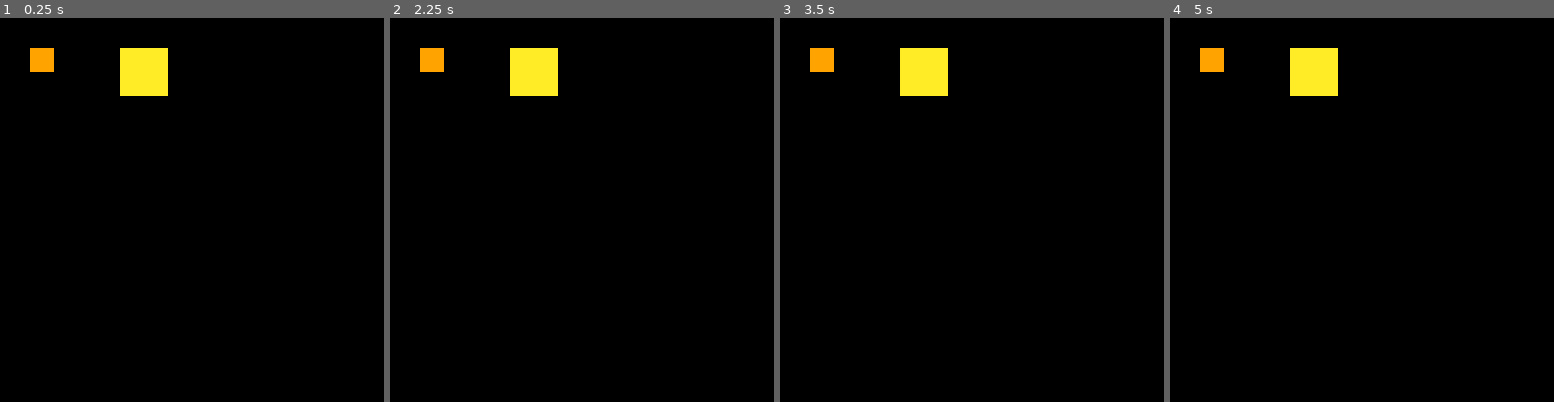
Above: before the commit, frames 1-4 (left to right).
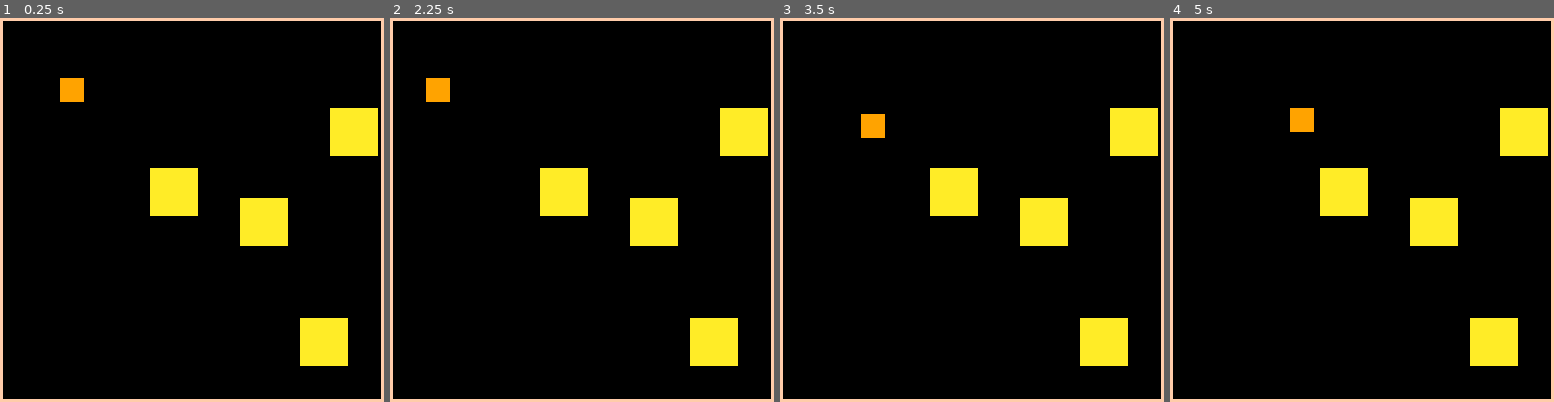
Above: after the commit, the same moments.

Repository: jmahoney/spade
Game: PICO-8 cartridge collide.p8
The game is run twice, just before and just after one commit, with the same random seed, the same clock (stepped at 60 frames per second) and the same inputs.
Inputs:
- Up to frame 1 (0.25 s): no input
- Up to frame 2 (2.25 s): hold Left from 1.97 s (still down)
- Up to frame 3 (3.5 s): release Left at 2.37 s; hold Down 2.42-2.82 s; hold Right from 2.87 s (still down)
- Up to frame 4 (5 s): release Right at 3.53 s; hold Up 3.58-4.08 s; hold Right 4.13-4.53 s; hold Down from 4.58 s (still down)

The runs differ from the first frame. In frame 1, 12% of the frame differs, in the area x 0-100%, y 0-100%; in frame 2, 12%; in frame 3, 12%; in frame 4, 12%.

Commit message:
a moving thing wont go through things that aren't moving

Diff:
--- a/collide.p8
+++ b/collide.p8
@@ -4,7 +4,9 @@
 
 obj = {}
 rock = {}
+rocks = {}
 mover = {}
+
 
 obj.new = function(init)
    init = init or {}
@@ -27,20 +29,61 @@
 end
 
 mover.move = function(self)
+   local next_x = self.x
+   local next_y = self.y
 
+   if btn(0) then next_x-=1 end
+   if btn(1) then next_x+=1 end
+   if btn(2) then next_y-=1 end
+   if btn(3) then next_y+=1 end
+
+   local can_move = true
+
+   for rock in all(rocks) do
+      if box_hit(next_x, next_y,
+		 self.w_px, self.h_px,
+		 rock.x, rock.y,
+		 rock.w_px, rock.h_px) then
+	 can_move = false
+      end
+   end
+
+   if can_move then
+      self.x = next_x
+      self.y = next_y
+   end
+end
+
+box_hit = function(x1,y1,
+		   w1,h1,
+		   x2,y2,
+		   w2,h2)
+
+  local hit=false
+  local xd=abs((x1+(w1/2))-(x2+(w2/2)))
+  local xs=w1*0.5+w2*0.5
+  local yd=abs((y1+(h1/2))-(y2+(h2/2)))
+  local ys=h1/2+h2/2
+  if xd<xs and
+     yd<ys then
+    hit=true
+  end
+
+  return hit
 end
 
 
 function _init()
-   rock = obj.new()
-   mover = obj.new({x = 10,
-   		      y = 10,
-   		      sprite = 1,
-   		      w_px = 8,
-   		      h_px = 8,
-   		      w_sprite = 1,
-   		      h_sprite = 1,
-   		      move = mover.move
+   rocks = {obj.new({x = 100, y = 100}), obj.new({x = 50, y = 50}),
+	    obj.new({x = 80, y = 60}), obj.new({x = 110, y = 30})}
+   mover = obj.new({x = 20,
+   		    y = 20,
+   		    sprite = 1,
+   		    w_px = 8,
+   		    h_px = 8,
+   		    w_sprite = 1,
+   		    h_sprite = 1,
+   		    move = mover.move
    })
 end
 
@@ -50,18 +93,21 @@
 
 function _draw()
    cls()
-   rock:draw()
+   map(0,0)
+   for rock in all(rocks) do
+      rock:draw()
+   end
    mover:draw()
 end
 __gfx__
-0000000099999999aaaaaaaaaaaaaaaa000000000000000000000000000000000000000000000000000000000000000000000000000000000000000000000000
-0000000099999999aaaaaaaaaaaaaaaa000000000000000000000000000000000000000000000000000000000000000000000000000000000000000000000000
-0000000099999999aaaaaaaaaaaaaaaa000000000000000000000000000000000000000000000000000000000000000000000000000000000000000000000000
-0000000099999999aaaaaaaaaaaaaaaa000000000000000000000000000000000000000000000000000000000000000000000000000000000000000000000000
-0000000099999999aaaaaaaaaaaaaaaa000000000000000000000000000000000000000000000000000000000000000000000000000000000000000000000000
-0000000099999999aaaaaaaaaaaaaaaa000000000000000000000000000000000000000000000000000000000000000000000000000000000000000000000000
-0000000099999999aaaaaaaaaaaaaaaa000000000000000000000000000000000000000000000000000000000000000000000000000000000000000000000000
-0000000099999999aaaaaaaaaaaaaaaa000000000000000000000000000000000000000000000000000000000000000000000000000000000000000000000000
+0000000099999999aaaaaaaaaaaaaaaa00000000f00000000000000fffffffff00000000ffffffffffffffff0000000ff0000000000000000000000000000000
+0000000099999999aaaaaaaaaaaaaaaa00000000f00000000000000f0000000000000000f00000000000000f0000000ff0000000000000000000000000000000
+0000000099999999aaaaaaaaaaaaaaaa00000000f00000000000000f0000000000000000f00000000000000f0000000ff0000000000000000000000000000000
+0000000099999999aaaaaaaaaaaaaaaa00000000f00000000000000f0000000000000000f00000000000000f0000000ff0000000000000000000000000000000
+0000000099999999aaaaaaaaaaaaaaaa00000000f00000000000000f0000000000000000f00000000000000f0000000ff0000000000000000000000000000000
+0000000099999999aaaaaaaaaaaaaaaa00000000f00000000000000f0000000000000000f00000000000000f0000000ff0000000000000000000000000000000
+0000000099999999aaaaaaaaaaaaaaaa00000000f00000000000000f0000000000000000f00000000000000f0000000ff0000000000000000000000000000000
+0000000099999999aaaaaaaaaaaaaaaa00000000f00000000000000f00000000fffffffff00000000000000fffffffffffffffff000000000000000000000000
 0000000000000000aaaaaaaaaaaaaaaa000000000000000000000000000000000000000000000000000000000000000000000000000000000000000000000000
 0000000000000000aaaaaaaaaaaaaaaa000000000000000000000000000000000000000000000000000000000000000000000000000000000000000000000000
 0000000000000000aaaaaaaaaaaaaaaa000000000000000000000000000000000000000000000000000000000000000000000000000000000000000000000000
@@ -70,3 +116,21 @@
 0000000000000000aaaaaaaaaaaaaaaa000000000000000000000000000000000000000000000000000000000000000000000000000000000000000000000000
 0000000000000000aaaaaaaaaaaaaaaa000000000000000000000000000000000000000000000000000000000000000000000000000000000000000000000000
 0000000000000000aaaaaaaaaaaaaaaa000000000000000000000000000000000000000000000000000000000000000000000000000000000000000000000000
+__map__
+0907070707070707070707070707070a00000000000000000000000000000000000000000000000000000000000000000000000000000000000000000000000000000000000000000000000000000000000000000000000000000000000000000000000000000000000000000000000000000000000000000000000000000000
+0500000000000000000000000000000600000000000000000000000000000000000000000000000000000000000000000000000000000000000000000000000000000000000000000000000000000000000000000000000000000000000000000000000000000000000000000000000000000000000000000000000000000000
+0500000000000000000000000000000600000000000000000000000000000000000000000000000000000000000000000000000000000000000000000000000000000000000000000000000000000000000000000000000000000000000000000000000000000000000000000000000000000000000000000000000000000000
+0500000000000000000000000000000600000000000000000000000000000000000000000000000000000000000000000000000000000000000000000000000000000000000000000000000000000000000000000000000000000000000000000000000000000000000000000000000000000000000000000000000000000000
+0500000000000000000000000000000600000000000000000000000000000000000000000000000000000000000000000000000000000000000000000000000000000000000000000000000000000000000000000000000000000000000000000000000000000000000000000000000000000000000000000000000000000000
+0500000000000000000000000000000600000000000000000000000000000000000000000000000000000000000000000000000000000000000000000000000000000000000000000000000000000000000000000000000000000000000000000000000000000000000000000000000000000000000000000000000000000000
+0500000000000000000000000000000600000000000000000000000000000000000000000000000000000000000000000000000000000000000000000000000000000000000000000000000000000000000000000000000000000000000000000000000000000000000000000000000000000000000000000000000000000000
+0500000000000000000000000000000600000000000000000000000000000000000000000000000000000000000000000000000000000000000000000000000000000000000000000000000000000000000000000000000000000000000000000000000000000000000000000000000000000000000000000000000000000000
+0500000000000000000000000000000600000000000000000000000000000000000000000000000000000000000000000000000000000000000000000000000000000000000000000000000000000000000000000000000000000000000000000000000000000000000000000000000000000000000000000000000000000000
+0500000000000000000000000000000600000000000000000000000000000000000000000000000000000000000000000000000000000000000000000000000000000000000000000000000000000000000000000000000000000000000000000000000000000000000000000000000000000000000000000000000000000000
+0500000000000000000000000000000600000000000000000000000000000000000000000000000000000000000000000000000000000000000000000000000000000000000000000000000000000000000000000000000000000000000000000000000000000000000000000000000000000000000000000000000000000000
+0500000000000000000000000000000600000000000000000000000000000000000000000000000000000000000000000000000000000000000000000000000000000000000000000000000000000000000000000000000000000000000000000000000000000000000000000000000000000000000000000000000000000000
+0500000000000000000000000000000600000000000000000000000000000000000000000000000000000000000000000000000000000000000000000000000000000000000000000000000000000000000000000000000000000000000000000000000000000000000000000000000000000000000000000000000000000000
+0500000000000000000000000000000600000000000000000000000000000000000000000000000000000000000000000000000000000000000000000000000000000000000000000000000000000000000000000000000000000000000000000000000000000000000000000000000000000000000000000000000000000000
+0500000000000000000000000000000600000000000000000000000000000000000000000000000000000000000000000000000000000000000000000000000000000000000000000000000000000000000000000000000000000000000000000000000000000000000000000000000000000000000000000000000000000000
+0c08080808080808080808080808080b00000000000000000000000000000000000000000000000000000000000000000000000000000000000000000000000000000000000000000000000000000000000000000000000000000000000000000000000000000000000000000000000000000000000000000000000000000000
+0000000000000808000000000000000000000000000000000000000000000000000000000000000000000000000000000000000000000000000000000000000000000000000000000000000000000000000000000000000000000000000000000000000000000000000000000000000000000000000000000000000000000000
